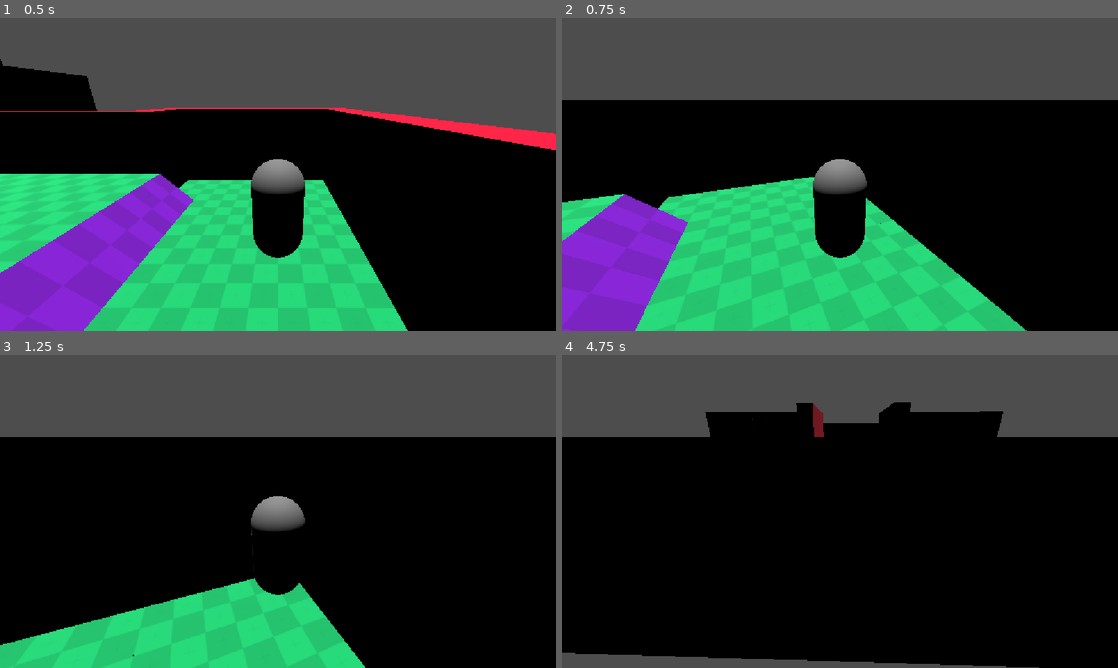
Above: before the commit, frames 1-4 (two rows, left to right).
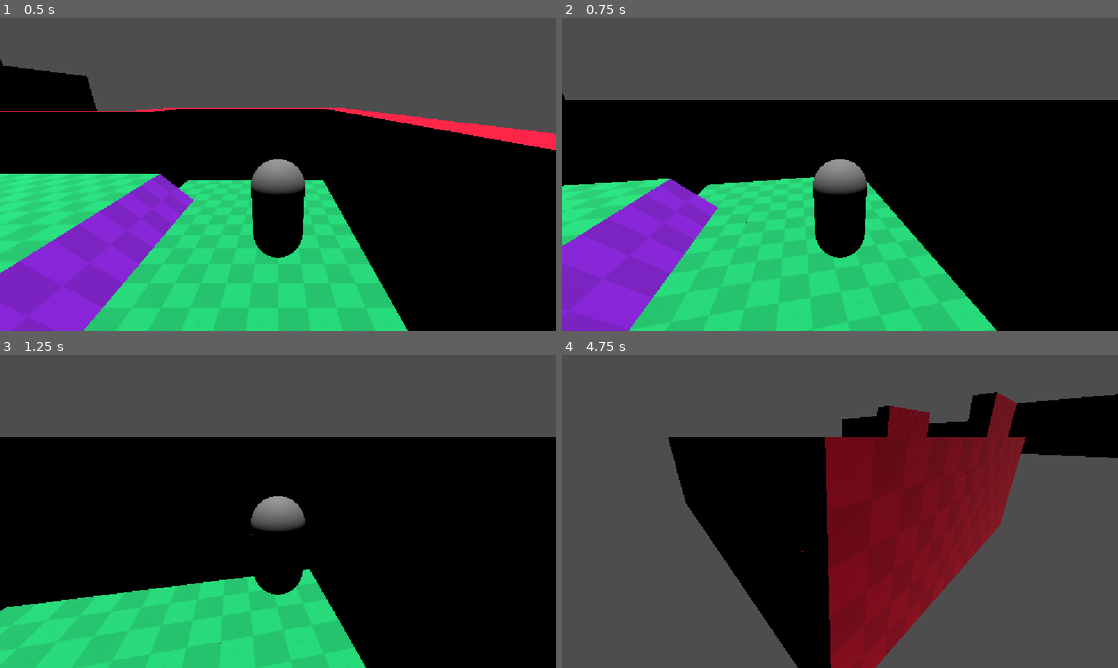
Above: after the commit, the same moments.

Repository: Manzzis/Empanadas-Shaan
Game: Godot game, scene res://Escenas/Nivel layout/layout_level.tscn
Same seed, same stepped clock (60 frames per second), same inputs: the game is played once before the commit and once after it. The project has no main scene, so this scene is started directly.
Inputs:
- Up to frame 1 (0.5 s): no input
- Up to frame 2 (0.75 s): tap Enter at 0.5 s; hold W (Adelante) from 0.53 s (still down); tap D (Girar_der) at 0.6 s
- Up to frame 3 (1.25 s): keep holding W (Adelante)
- Up to frame 4 (4.75 s): release W (Adelante) at 1.28 s; hold S (Atras) 1.28-2.03 s; tap D (Girar_der) every 0.75 s from 1.35 to 4.35 s; hold W (Adelante) 2.03-3.53 s; hold A (Girar_izq) from 3.53 s (still down)

Frame 1 is identical in both runs. In frame 2, 4.3% of the frame differs, in the area x 0-84%, y 24-100%; in frame 3, 3.6%; in frame 4, 63%, in the area x 0-100%, y 11-100%.

Commit message:
ajustes de estadísticas del jugador
reducción de la velocidad y la fricción, buscando que el input del jugador controle con mayor facilidad la ubicación del personaje en el mundo

Diff:
--- a/Empanadas Shaan/Scripts/personaje/Script de personaje/jugador.gd
+++ b/Empanadas Shaan/Scripts/personaje/Script de personaje/jugador.gd
@@ -5,16 +5,16 @@
 var estados : Estados_jugador_resource = Estados_jugador_resource.new()
 
 #estadísticas del jugador
-@export var velocidad : float = 100.0
+@export var velocidad : float = 10.0
 @export var aceleracion : float = 30.0
-@export var friccion : float = 5.0
-
-# Velocidad de giro
+@export var friccion : float = 4.0
 @export var velocidad_giro : float = 3.0
 
 
 var direccion_delantera : bool = false
 
+func _process(delta: float) -> void:
+	print(velocidad)
 
 func _physics_process(delta: float) -> void:
 	move_and_slide()
--- a/Empanadas Shaan/Scripts/personaje/estados/Caminar.gd
+++ b/Empanadas Shaan/Scripts/personaje/estados/Caminar.gd
@@ -33,8 +33,6 @@
 		jugador.aceleracion * delta
 	)
 
-	jugador.girar(delta)
-
 
 func on_input(event: InputEvent) -> void:
 	pass
